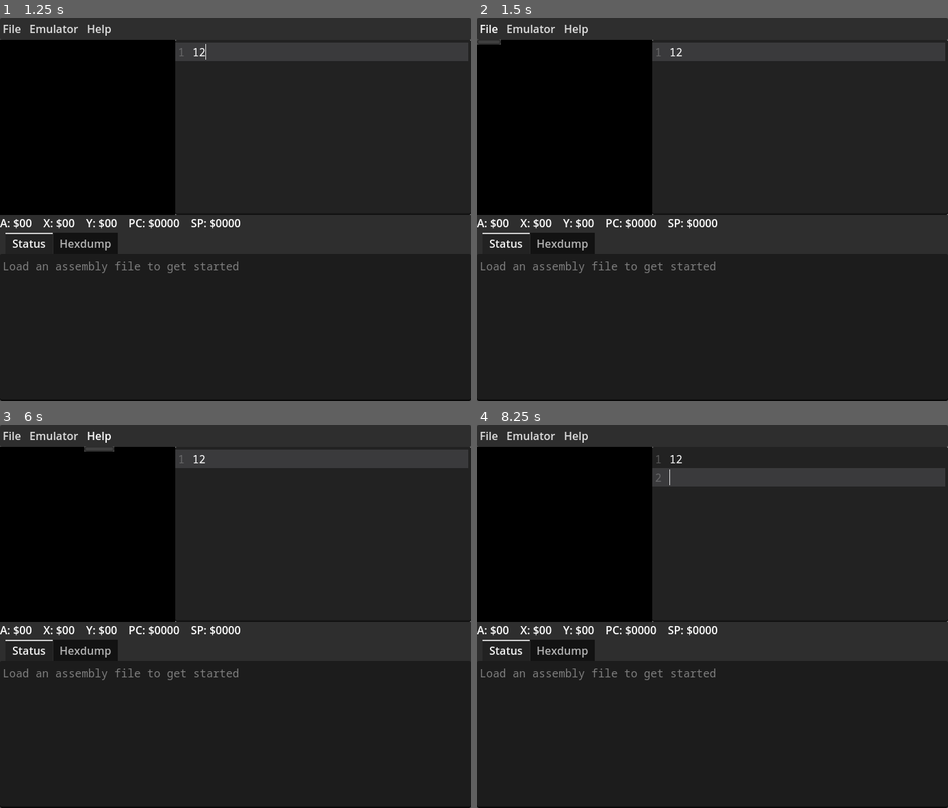
Above: before the commit, frames 1-4 (two rows, left to right).
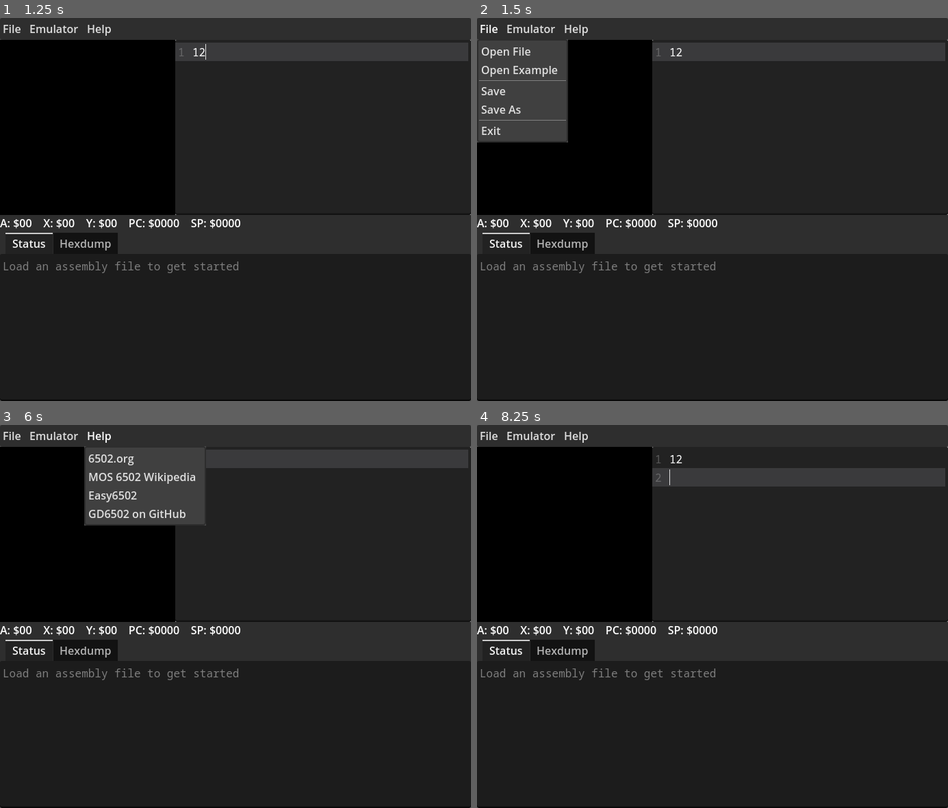
Above: after the commit, the same moments.

Repository: Eggbertx/GD6502-IDE
Game: Godot game, scene res://src/Main.tscn
The game is run twice, just before and just after one commit, with the same random seed, the same clock (stepped at 60 frames per second) and the same inputs.
Inputs (mouse positions are in pixels of both pictures, inside the frame that each line leads up to):
- Up to frame 1 (1.25 s): click (324, 129) at 0.52 s; type "12" at 0.6 s
- Up to frame 2 (1.5 s): click "File" at 1.25 s
- Up to frame 3 (6 s): click "Emulator" at 2 s; click "File" at 2.75 s; click "Emulator" at 3.5 s; click "File" at 4.25 s; click "Emulator" at 5 s; click "Help" at 5.75 s
- Up to frame 4 (8.25 s): tap Enter at 6.5, 8 s; move the mouse to (816, 597) at 6.52 s; hold Shift 6.53-7.25 s; click (816, 597) at 6.67 s; tap Space at 7.25 s; drag from (618, 635) to (688, 693) at 7.27 s; move the mouse to (759, 532) at 8.02 s; tap Ctrl at 8.1 s; click (759, 532) at 8.17 s

Frame 1 is identical in both runs. In frame 2, 5.1% of the frame differs, in the area x 0-20%, y 5-33%; in frame 3, 4.9%; in frame 4, nothing differs.

Commit message:
Re-add menu items

Diff:
--- a/src/Main.gd
+++ b/src/Main.gd
@@ -4,29 +4,30 @@
 	FILE_OPEN_FILE,
 	FILE_OPEN_EXAMPLE,
 	FILE_SEPARATOR1,
-	FILE_SAVE_FILE,
-	FILE_SAVE_FILE_AS,
+	FILE_SAVE,
+	FILE_SAVE_AS,
 	FILE_SEPARATOR2,
-	FILE_QUIT,
+	FILE_EXIT,
 }
-enum {
-	HELP_REPO,
-	HELP_EASY6502,
-	HELP_6502ORG,
-	HELP_WP_6502
-}
-
 enum {
 	EMULATOR_ASSEMBLE,
 	EMULATOR_START,
-	EMULATOR_PAUSED,
+	EMULATOR_PAUSE,
+	EMULATOR_STOP,
+	EMULATOR_SEPARATOR1,
 	EMULATOR_STEP_FORWARD,
 	EMULATOR_STEP_BACK,
-	EMULATOR_SEPARATOR,
-	EMULATOR_STOP,
 	EMULATOR_GOTO,
+	EMULATOR_SEPARATOR2,
 	EMULATOR_CLEAR_LOG
 }
+enum {
+	HELP_6502ORG,
+	HELP_WP_6502,
+	HELP_EASY6502,
+	HELP_REPO
+}
+
 
 const REPO_URL = "https://github.com/Eggbertx/GD6502"
 const SETTINGS_PATH = "user://settings.save"
@@ -109,7 +110,7 @@
 			$UI.open_file_dialog(false)
 		FILE_OPEN_EXAMPLE:
 			$UI.open_file_dialog(true)
-		FILE_QUIT:
+		FILE_EXIT:
 			get_tree().quit(0)
 
 func _on_UI_emulator_item_selected(id) -> void:
@@ -119,7 +120,7 @@
 			assemble_code()
 		EMULATOR_START:
 			$CPU.set_status(CPU.M6502_RUNNING)
-		EMULATOR_PAUSED:
+		EMULATOR_PAUSE:
 			var status = $CPU.get_status()
 			if status == CPU.M6502_RUNNING:
 				$CPU.set_status(CPU.M6502_PAUSED)
--- a/src/UI.tscn
+++ b/src/UI.tscn
@@ -40,16 +40,66 @@
 layout_mode = 2
 text = "File"
 switch_on_hover = true
+item_count = 7
+popup/item_0/text = "Open File"
+popup/item_0/id = 0
+popup/item_1/text = "Open Example"
+popup/item_1/id = 1
+popup/item_2/text = ""
+popup/item_2/id = 2
+popup/item_2/separator = true
+popup/item_3/text = "Save"
+popup/item_3/id = 3
+popup/item_4/text = "Save As"
+popup/item_4/id = 4
+popup/item_5/text = ""
+popup/item_5/id = 5
+popup/item_5/separator = true
+popup/item_6/text = "Exit"
+popup/item_6/id = 6
 
 [node name="EmulatorButton" type="MenuButton" parent="MenuPanel/HBoxContainer"]
 layout_mode = 2
 text = "Emulator"
 switch_on_hover = true
+item_count = 10
+popup/item_0/text = "Assemble"
+popup/item_0/id = 0
+popup/item_1/text = "Start"
+popup/item_1/id = 1
+popup/item_2/text = "Pause"
+popup/item_2/checked = true
+popup/item_2/id = 2
+popup/item_3/text = "Stop"
+popup/item_3/id = 3
+popup/item_4/text = ""
+popup/item_4/id = 4
+popup/item_4/separator = true
+popup/item_5/text = "Step Foward"
+popup/item_5/id = 6
+popup/item_6/text = "Step Back"
+popup/item_6/id = 5
+popup/item_7/text = "Go To Address"
+popup/item_7/id = 7
+popup/item_8/text = ""
+popup/item_8/id = 8
+popup/item_8/separator = true
+popup/item_9/text = "Clear Log"
+popup/item_9/id = 9
 
 [node name="HelpButton" type="MenuButton" parent="MenuPanel/HBoxContainer"]
 layout_mode = 2
 text = "Help"
 switch_on_hover = true
+item_count = 4
+popup/item_0/text = "6502.org"
+popup/item_0/id = 0
+popup/item_1/text = "MOS 6502 Wikipedia"
+popup/item_1/id = 1
+popup/item_2/text = "Easy6502"
+popup/item_2/id = 2
+popup/item_3/text = "GD6502 on GitHub"
+popup/item_3/id = 3
 
 [node name="FileDialog" type="FileDialog" parent="."]
 show_hidden_files = true
